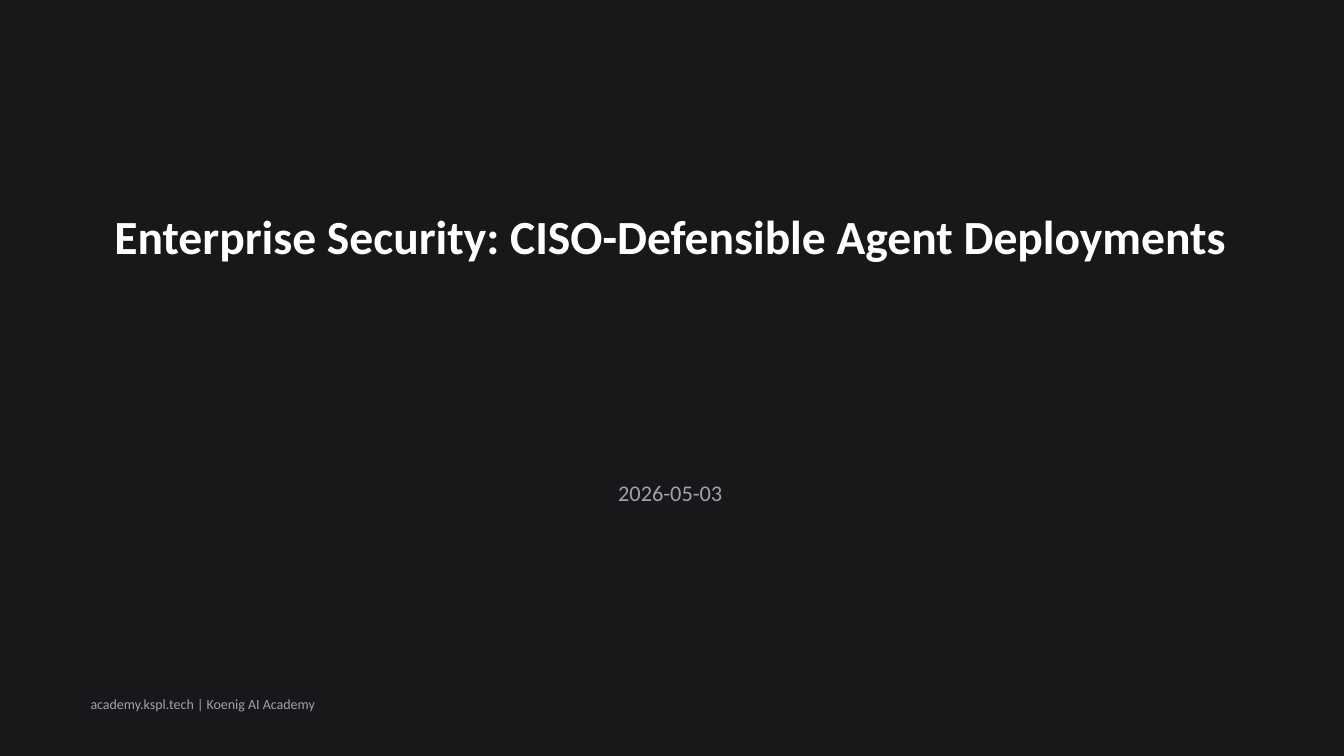
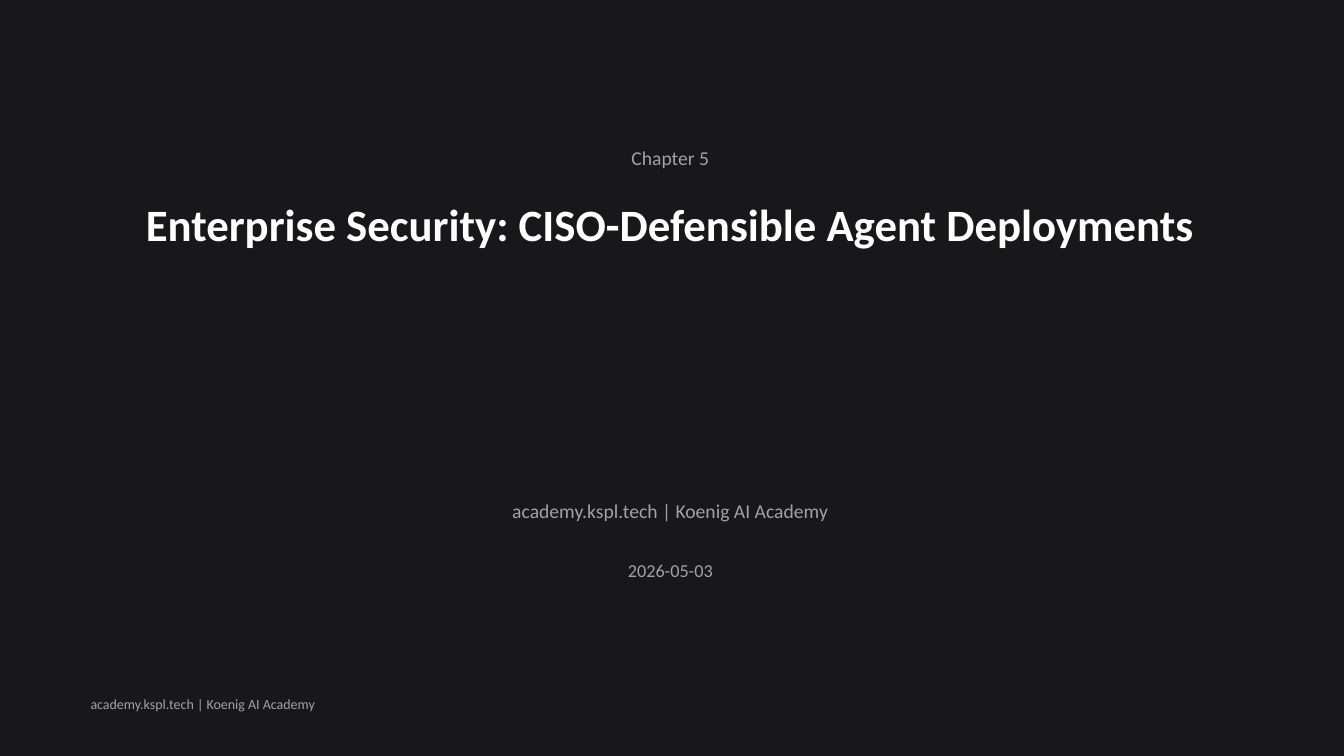
Before and after one commit to Koenig-Solutions-Private-Limited/koenig-ai-org, a slide deck: slide 1 of vault/courses/gemini-enterprise-agents/ch05-slides.pptx. Drawn at 1344x756 pixels with LibreOffice and Linux fonts; fonts in the diff are those of the drawing. Boxes give left, top, right and bottom in pixels: in the first picture for what was removed or moved away, otherwise in the second. Text is boxed around its words. In the diff, an @@ line names an element or a change of style, - is before the commit and + after.

```diff
--- a/vault/courses/gemini-enterprise-agents/ch05-slides.pptx
+++ b/vault/courses/gemini-enterprise-agents/ch05-slides.pptx
@@ text added at box(631, 151, 709, 168), 14 pt, text #A1A1AA @@
+Chapter 5
@@ text "Enterprise Security: CISO-Defensible Agent Deployments": place and size @@
-text "Enterprise Security: CISO-Defensible Agent Deployments" at box(114, 220, 1226, 262)
+text "Enterprise Security: CISO-Defensible Agent Deployments" at box(146, 209, 1193, 249)
@@ text "Enterprise Security: CISO-Defensible Agent Deployments" at box(146, 209, 1193, 249): size 34 to 32 pt @@
@@ text added at box(512, 504, 828, 522), 14 pt, text #A1A1AA @@
+academy.kspl.tech | Koenig AI Academy
@@ text "2026-05-03": place and size @@
-text "2026-05-03" at box(618, 486, 722, 501)
+text "2026-05-03" at box(628, 565, 713, 577)
@@ text "2026-05-03" at box(628, 565, 713, 577): size 16 to 13 pt @@
```
Also in this commit, not shown: 4 other slides changed, 2 slides added, 2 slides removed, 2 other files.
